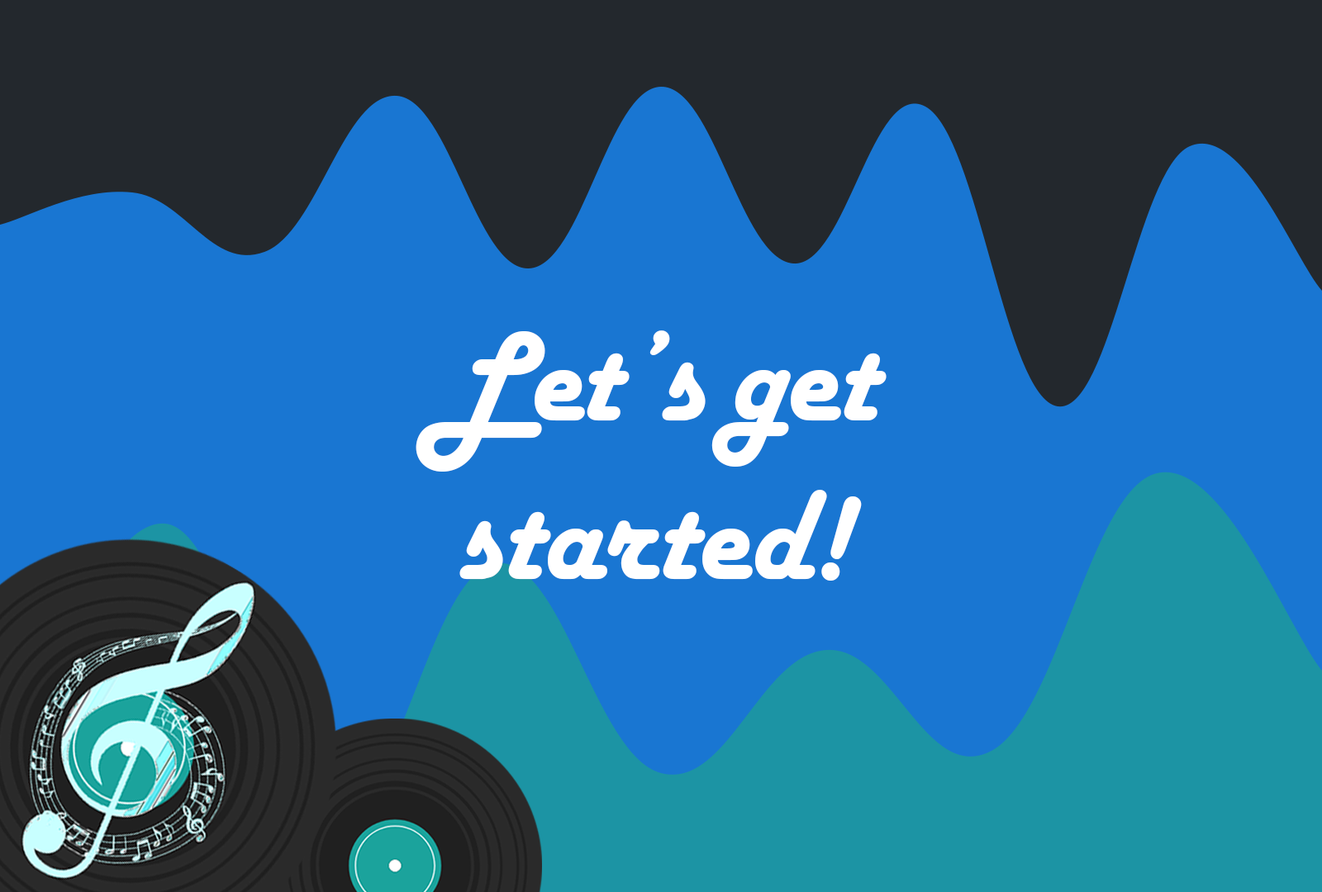
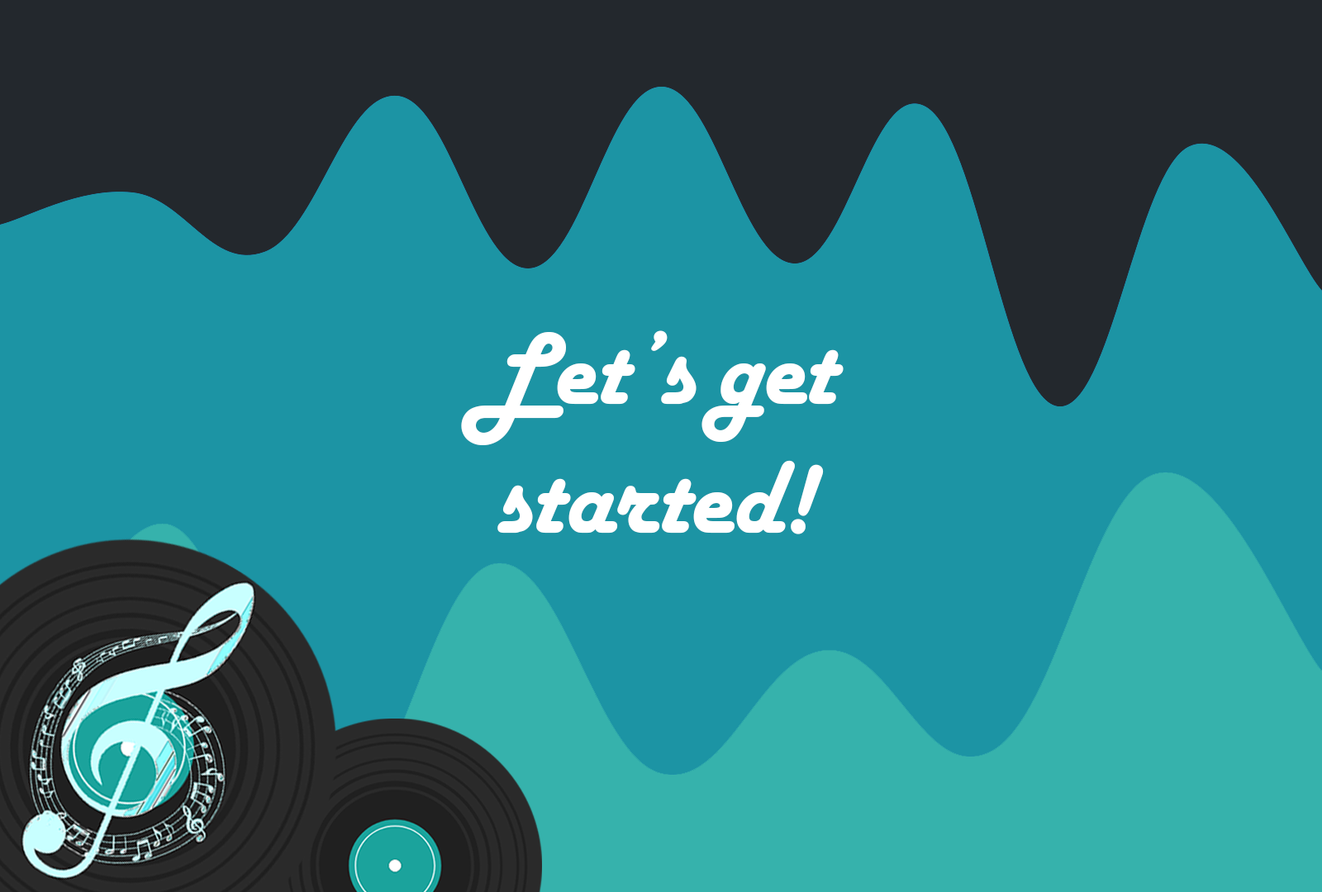
The second 1322x892 image is a revision of the first. Changes to its layers:
painted on "Let’s get started!" over [415, 330, 887, 581]
painted on "Background" over [0, 86, 1322, 892]
